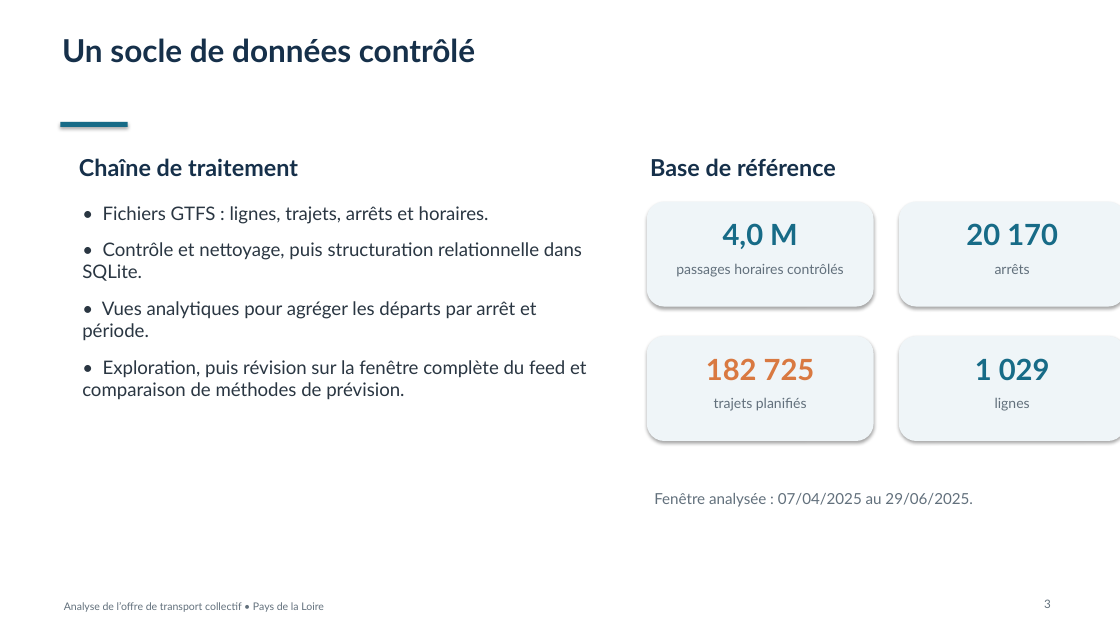
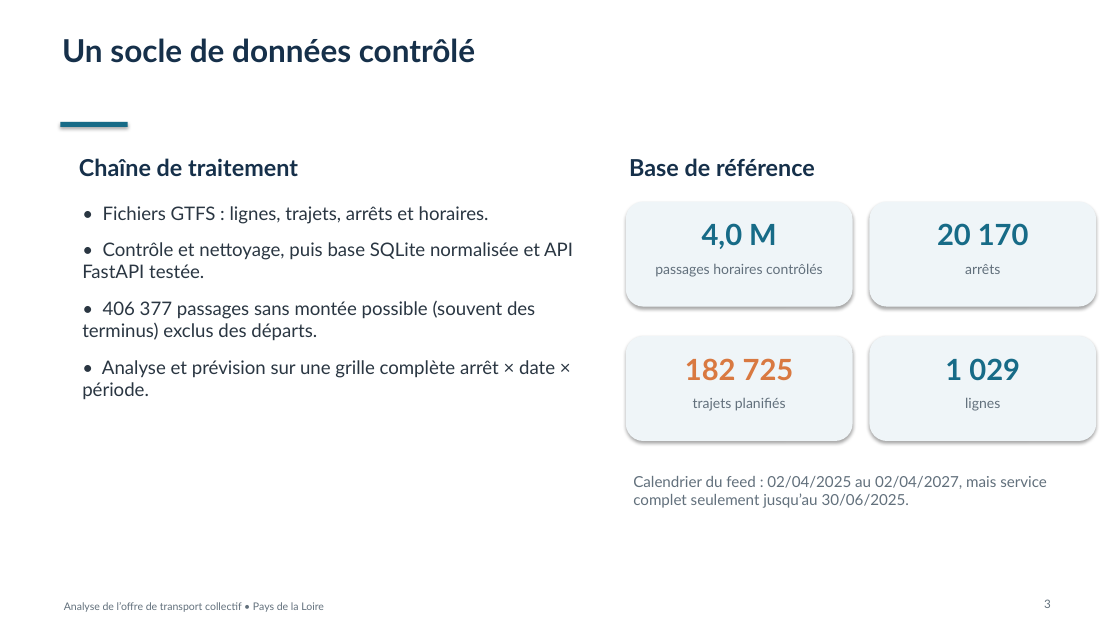
Before and after one commit to pat-pajero85/PROJET-FINAL-PATRICK, a slide deck: slide 3 of reports/presentation_analyse_mobilite.pptx. Drawn at 1120x630 pixels with LibreOffice and Linux fonts; fonts in the diff are those of the drawing. Boxes give left, top, right and bottom in pixels: in the first picture for what was removed or moved away, otherwise in the second. Text is boxed around its words. In the diff, an @@ line names an element or a change of style, - is before the commit and + after.

Commit message:
Présentation : profil horaire et type de jour recalculés sur la fenêtre valide
- profil_offre (étape 7) : départs par période horaire et type de jour sur
  les jours normaux de la fenêtre, grille complète (remplace H1/H2 de
  l'étape 4), figure etape7_profil_horaire.png et test
- generer_presentation.py lit uniquement etape7_offre_fenetre_valide.json :
  les diapositives H1/H2/H3 de l'étape 4 sont remplacées par le profil
  horaire ; audit, faible desserte, prévision vs réel et limites revus
- README et doc 09 complétés

```diff
--- a/reports/presentation_analyse_mobilite.pptx
+++ b/reports/presentation_analyse_mobilite.pptx
@@ text at box(82, 242, 573, 400): text changed @@
-• Contrôle et nettoyage, puis structuration relationnelle dans SQLite.
-• Vues analytiques pour agréger les départs par arrêt et période.
-• Exploration, puis révision sur la fenêtre complète du feed et comparaison de méthodes de prévision.
+• Contrôle et nettoyage, puis base SQLite normalisée et API FastAPI testée.
+• 406 377 passages sans montée possible (souvent des terminus) exclus des départs.
+• Analyse et prévision sur une grille complète arrêt × date × période.
@@ 5 texts, 2 rounded rectangles: place and size @@
-5 texts, 2 rounded rectangles at box(647, 158, 874, 441)
+5 texts, 2 rounded rectangles at box(626, 158, 853, 441)
@@ 4 texts, 2 rounded rectangles: place and size @@
-4 texts, 2 rounded rectangles at box(899, 202, 1120, 441)
+4 texts, 2 rounded rectangles at box(870, 202, 1096, 441)
@@ text at box(633, 476, 1047, 508): text changed @@
-Fenêtre analysée : 07/04/2025 au 29/06/2025.
+Calendrier du feed : 02/04/2025 au 02/04/2027, mais service complet seulement jusqu’au 30/06/2025.
```
Also in this commit, not shown: 5 other slides changed, 3 slides added, 3 slides removed, 7 other files.
